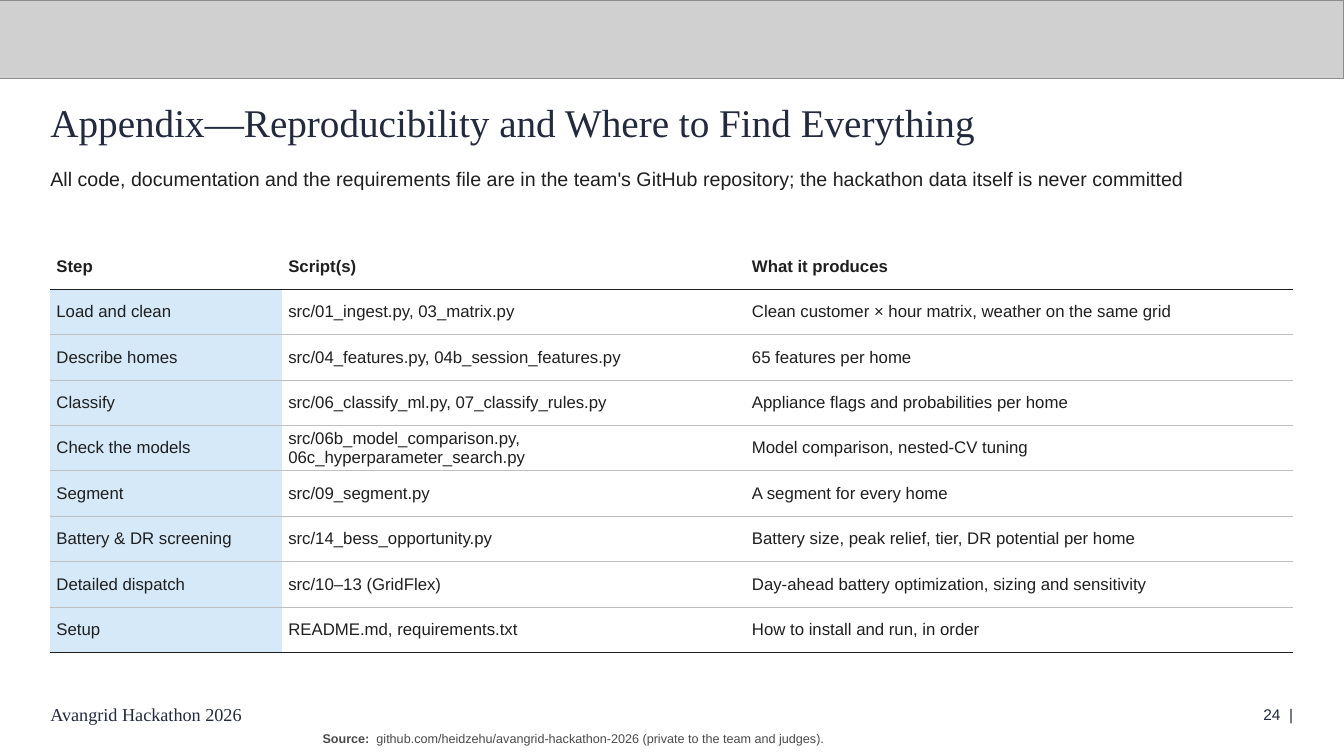
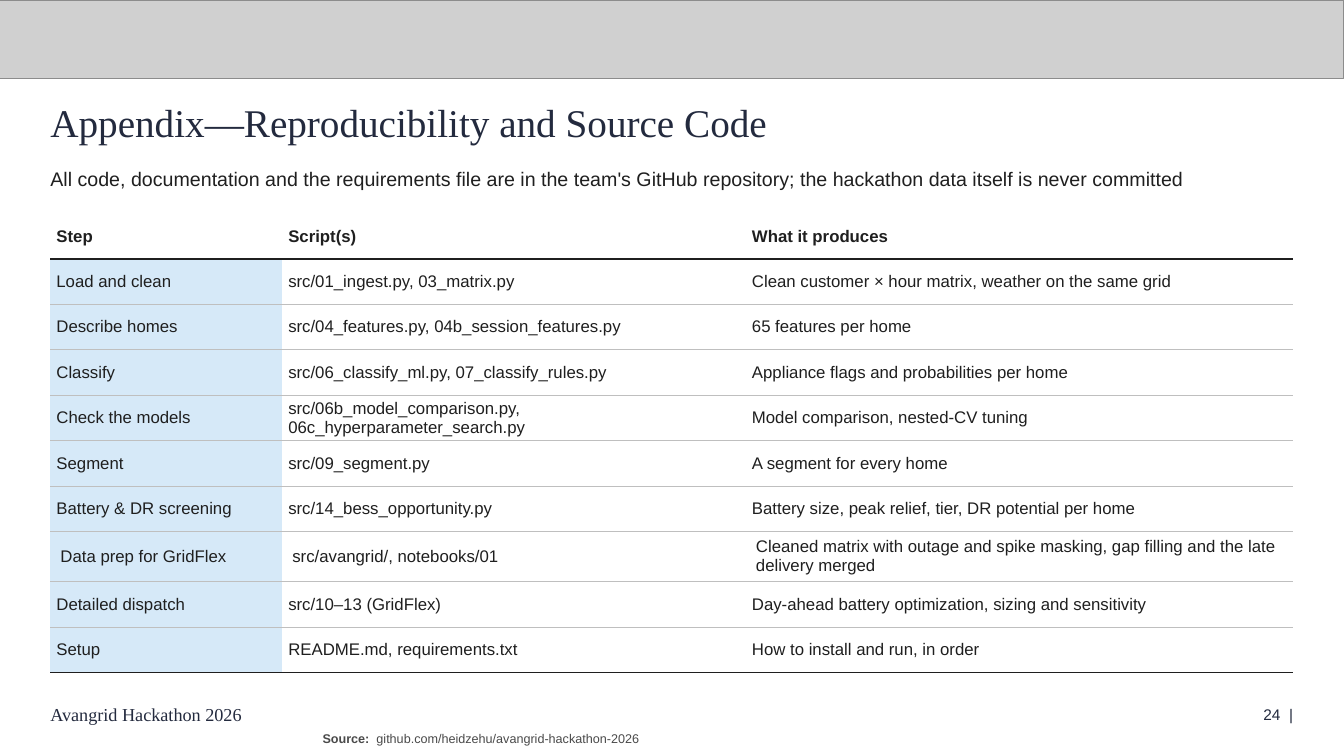
Before and after one commit to heidzehu/avangrid-hackathon-2026, a slide deck: slide 24 of deck/06_DNH Energy_Final Submission.pptx. Drawn at 1344x756 pixels with LibreOffice and Linux fonts; fonts in the diff are those of the drawing; grey boxes stand for pictures. Boxes give left, top, right and bottom in pixels: in the first picture for what was removed or moved away, otherwise in the second. Text is boxed around its words. In the diff, an @@ line names an element or a change of style, - is before the commit and + after.

Commit message:
Minor updates to slides

```diff
--- a/deck/06_DNH Energy_Final Submission.pptx
+++ b/deck/06_DNH Energy_Final Submission.pptx
@@ title at <box>50,109,767,145</box>: text changed @@
-Appendix—Reproducibility and Where to Find Everything
+Appendix—Reproducibility and Source Code
@@ table at <box>50,214,1294,673</box> @@
+row 8: Data prep for GridFlex | src/avangrid/, notebooks/01 | Cleaned matrix with outage and spike masking, gap filling and the late delivery merged
@@ table: place and size @@
-table at <box>50,244,1294,652</box>
+table at <box>50,214,1294,673</box>
@@ text at <box>323,734,639,746</box>: text changed @@
-Source: github.com/heidzehu/avangrid-hackathon-2026 (private to the team and judges).
+Source: github.com/heidzehu/avangrid-hackathon-2026
```
Also in this commit, not shown: 1 other slide changed.
